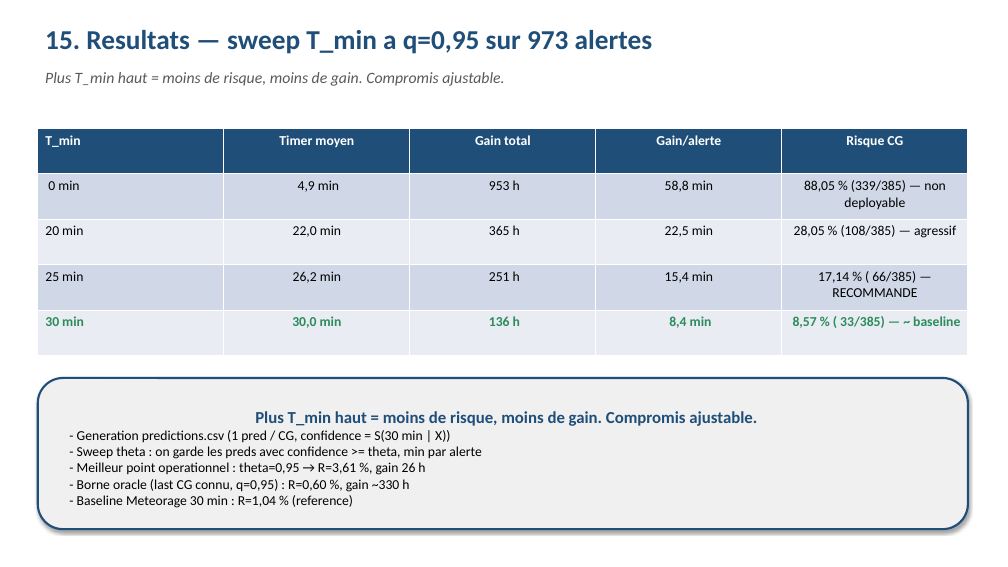
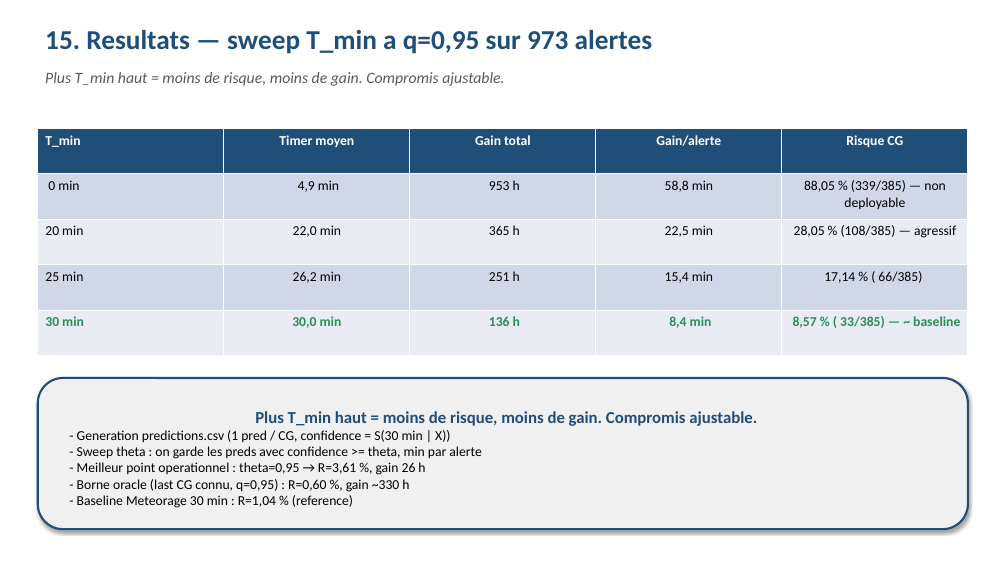
Before and after one commit to enriquealves02-jpg/PROJET_oral_m2fin, a slide deck: slide 16 of presentation_oral.pptx. Drawn at 1008x567 pixels with LibreOffice and Linux fonts; fonts in the diff are those of the drawing. Boxes give left, top, right and bottom in pixels: in the first picture for what was removed or moved away, otherwise in the second. Text is boxed around its words. In the diff, an @@ line names an element or a change of style, - is before the commit and + after.

```diff
--- a/presentation_oral.pptx
+++ b/presentation_oral.pptx
@@ table at (x1=38, y1=129, x2=968, y2=355) @@
-row 4, column 5: 17,14 % ( 66/385) — RECOMMANDE
+row 4, column 5: 17,14 % ( 66/385)
```
Also in this commit, not shown: 1 other slide changed, 1 other file.
